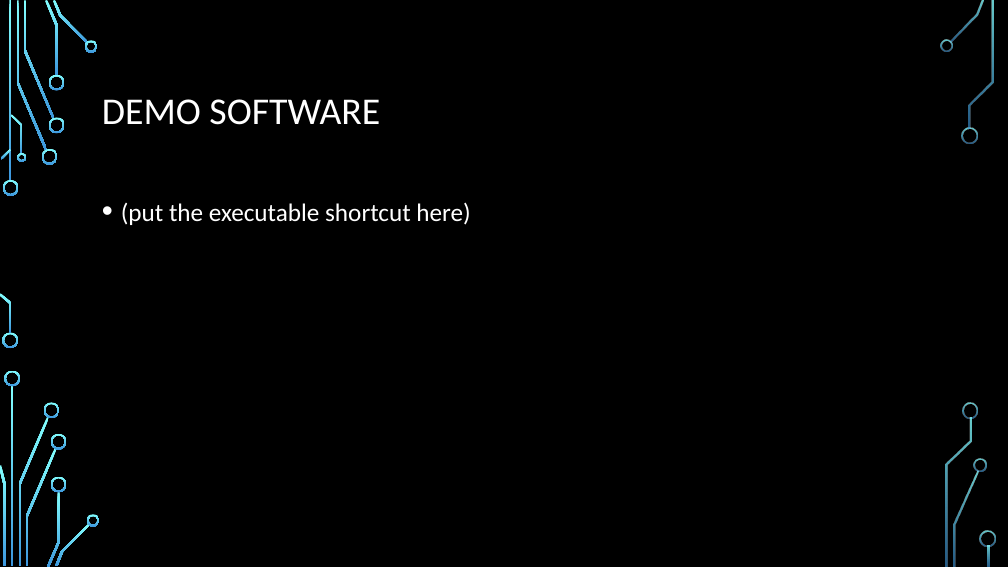
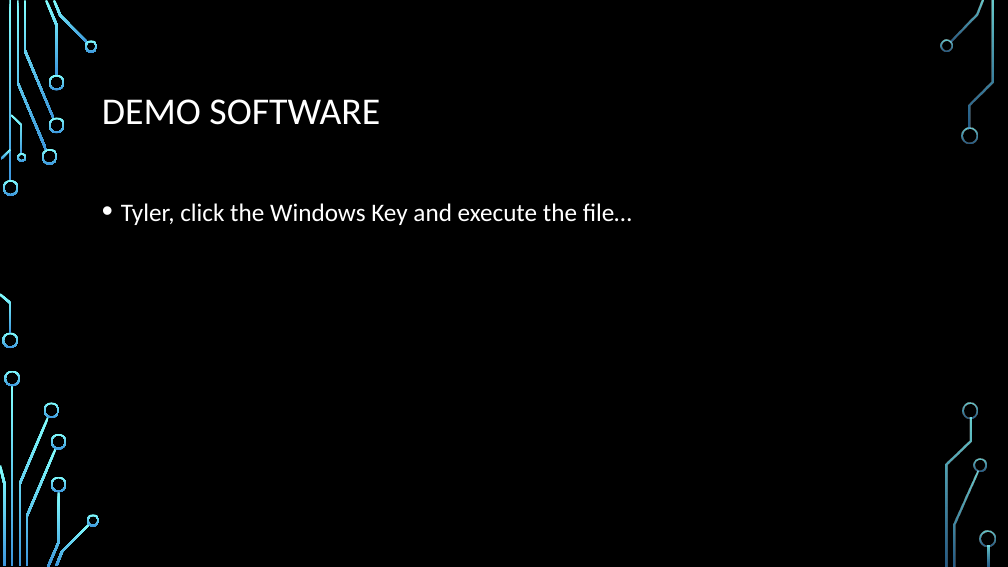
Before and after one commit to Team7-SoftEng/Asset-Development, a slide deck: slide 12 of Gate of GAbethulu.pptx (slide 9 before the commit). Drawn at 1008x567 pixels with LibreOffice and Linux fonts; fonts in the diff are those of the drawing; background and template pictures are left out. Boxes give left, top, right and bottom in pixels: in the first picture for what was removed or moved away, otherwise in the second. Text is boxed around its words. In the diff, an @@ line names an element or a change of style, - is before the commit and + after.

```diff
--- a/Gate of GAbethulu.pptx
+++ b/Gate of GAbethulu.pptx
@@ text at [121, 203, 632, 225]: text changed @@
-• (put the executable shortcut here)
+• Tyler, click the Windows Key and execute the file…
```
Also in this commit, not shown: 6 other slides changed, 2 slides added.
